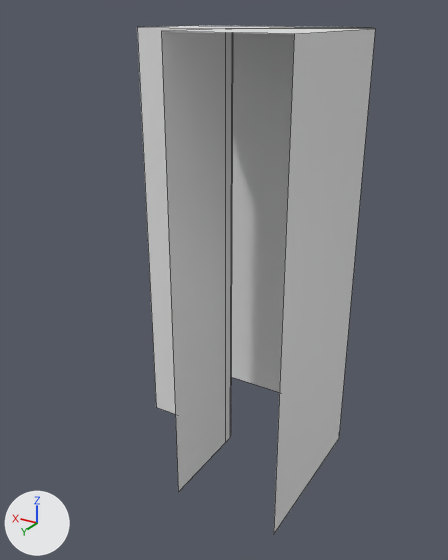
The FBX model QUATER 1.4 project/Assets/FBX/3DVisualGame/Wall_Tiles/Angle_Front_Left.fbx: old version first, new version second.
Rendered twice from a 50 mm lens placed at (-1.36, 2.36, 2.07), pointed at (0.02, 0.05, 0.92). Every picture has the same lights, and +X, +Y and +Z are marked at lower left. Mesh edges are drawn as thin lines. Materials are left out; every surface is plain grey. Where no turn or scale is listed for an object, it has been applied to the vertices.

The older version as bpy lines, for what is in view:
```python
me_mesh = bpy.data.meshes.new('Mesh')
me_mesh.from_pydata(...)  # 20 vertices, 12 faces; spans x -0.5..0.5, y -0.5..0.5, z 0.0..2.01
me_mesh.materials.append(mat_checker_map)
ob_angle_front_left = bpy.data.objects.new('Angle_Front_Left', me_mesh)
ob_angle_front_left.location = (0.0, 0.0, 0.0)
```
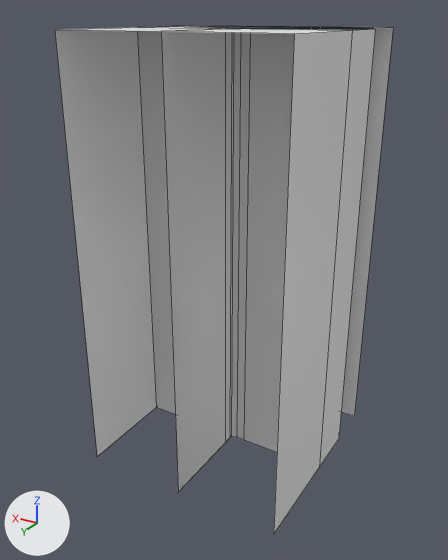
Edits to the bpy script that builds the scene:
```text
Add me_mesh_1:
    me_mesh_1.from_pydata([(0.5, 0.5, 0.0), (0.5, 0.5, 2.01), (-0.5, -0.5, 2.01), (-0.5, -0.5, 0.0), (0.27, -0.5, 2.01), (0.43, -0.43, 2.01), (0.5, -0.27, 2.01), (0.5, -0.27, 0.0), (0.43, -0.43, 0.0), (0.27, -0.5, 0.0), (0.0, 0.5, 2.01), (0.0, 0.01, 2.01), (-0.07, 0.0, 2.01), (-0.5, 0.0, 2.01), (-0.03, 0.0, 2.01), (0.0, 0.5, 0.0), (0.0, 0.01, 0.0), (-0.07, 0.0, 0.0), (-0.5, 0.0, 0.0), (-0.03, 0.0, 0.0)], [], [(9, 8, 5, 4), (8, 7, 6, 5), (0, 1, 6, 7), (9, 4, 2, 3), (6, 1, 10, 11), (2, 4, 12, 13), (5, 6, 11, 14), (4, 5, 14, 12), (11, 10, 15, 16), (13, 12, 17, 18), (14, 11, 16, 19), (12, 14, 19, 17)])
Add ob_angle_front_right:
    ob_angle_front_right = bpy.data.objects.new('Angle_Front_Right', me_mesh_1)
    ob_angle_front_right.location = (0.0, 0.0, 0.0)
```

Location of each change, (x1, y1, x2, y2) in pixels of the pictures (448 x 560 px):
'Angle_Front_Right', added: after (55, 26, 393, 492)
